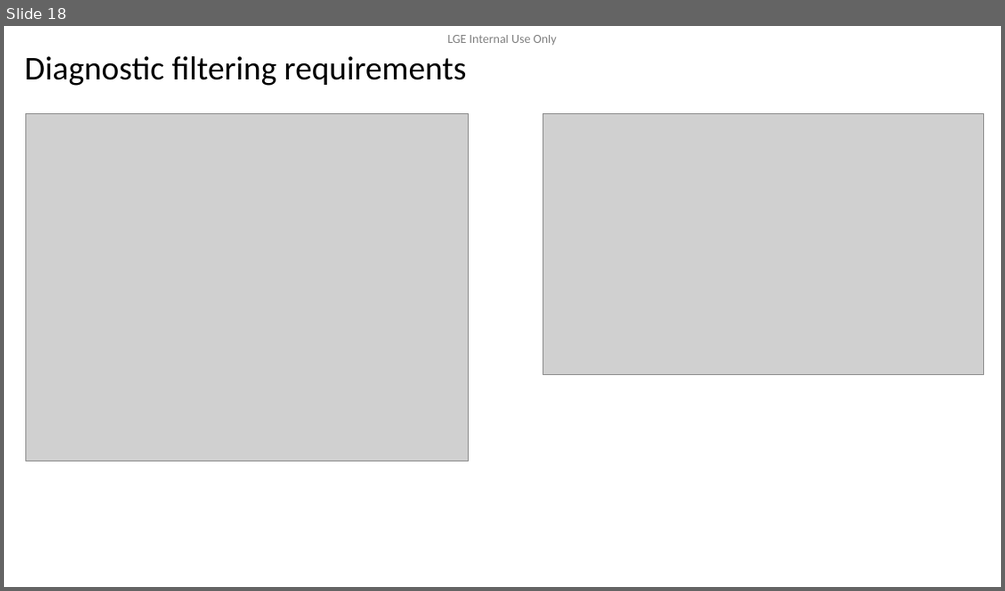
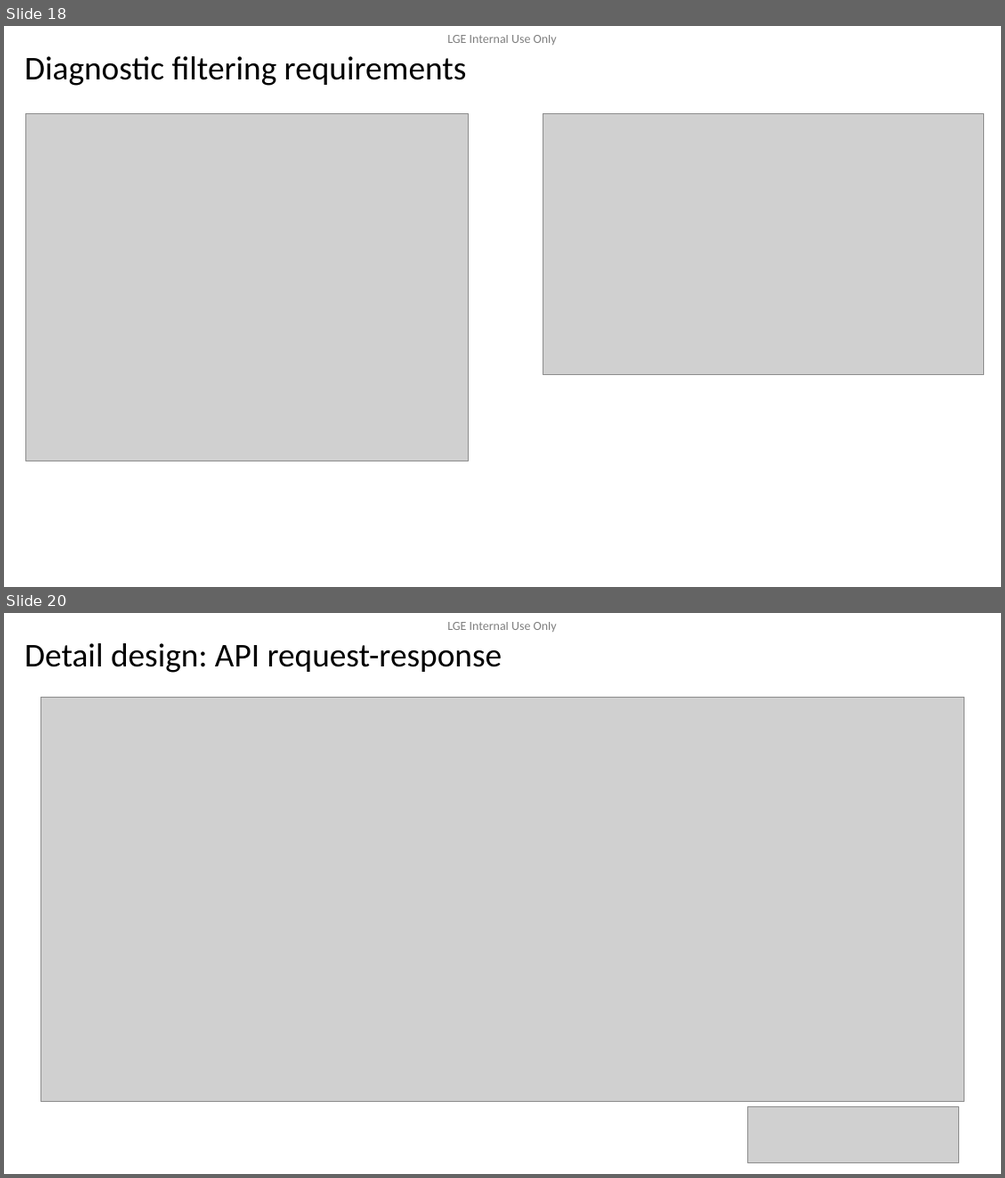
Before and after one commit to btqt/fe, a slide deck: design/FE_phi.vu_Design of Secure Remote Diag on Container Separation Architecture_3rd.pptx. Shown one above the other, each under a label of ours: slide 18 before the commit, slides 18 and 20 after it; the slides between them are not shown. The pictures are 1005x591 and 1005x1178 pixels, drawn with LibreOffice and Linux fonts; fonts in the diff are those of the drawing; grey boxes stand for pictures; background and template pictures are left out. Boxes give left, top, right and bottom in pixels: in the first picture for what was removed or moved away, otherwise in the second. Text is boxed around its words. In the diff, an @@ line names an element or a change of style, - is before the commit and + after.

```diff
--- a/design/FE_phi.vu_Design of Secure Remote Diag on Container Separation Architecture_3rd.pptx
+++ b/design/FE_phi.vu_Design of Secure Remote Diag on Container Separation Architecture_3rd.pptx
@@ slide 20 added at <box>4,613,1001,1174</box>, background #FFFFFF; not listed: 1 template element that a slide beside it also shows @@
@@ title added at <box>24,643,502,673</box>, 32 pt, text #000000 @@
+Detail design: API request-response
@@ picture added at <box>40,697,964,1102</box> @@
@@ picture added at <box>748,1107,958,1163</box> @@
```
Also in this commit, not shown: 5 slides changed, 2 other slides added, 9 other files.
